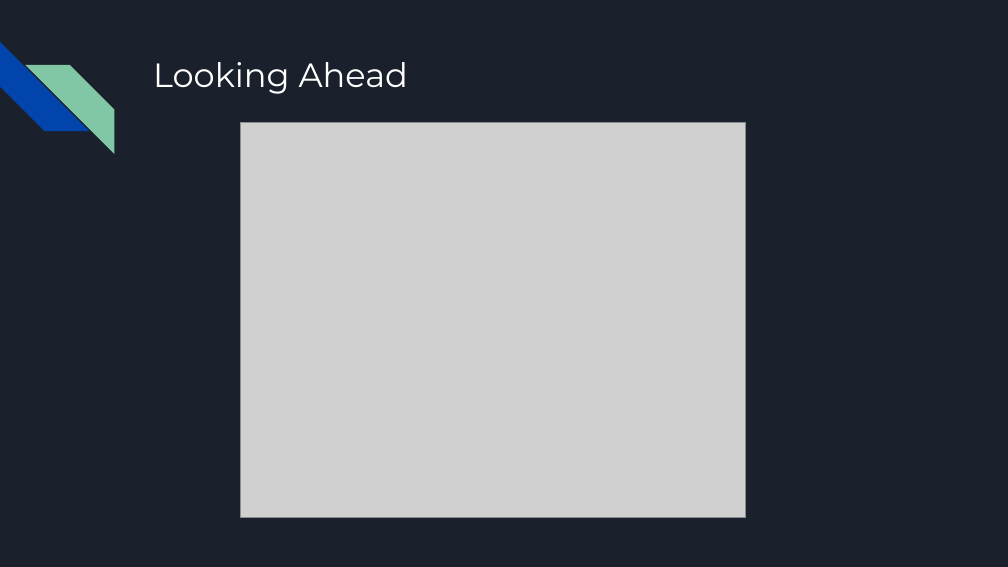
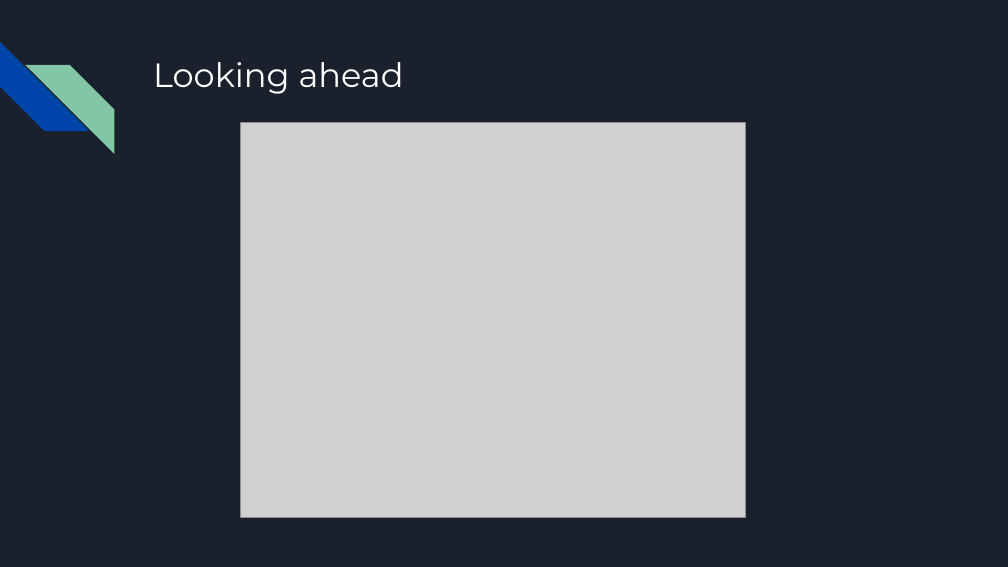
Before and after one commit to philippemnoel/QuantumErrorCorrectionProject, a slide deck: slide 16 of QEC Final Project.pptx. Drawn at 1008x567 pixels with LibreOffice and Linux fonts; fonts in the diff are those of the drawing; grey boxes stand for pictures. Boxes give left, top, right and bottom in pixels: in the first picture for what was removed or moved away, otherwise in the second. Text is boxed around its words. In the diff, an @@ line names an element or a change of style, - is before the commit and + after.

```diff
--- a/QEC Final Project.pptx
+++ b/QEC Final Project.pptx
@@ title at <box>153,62,404,94</box>: text changed @@
-Looking Ahead
+Looking ahead
```
Also in this commit, not shown: 5 other slides changed.
